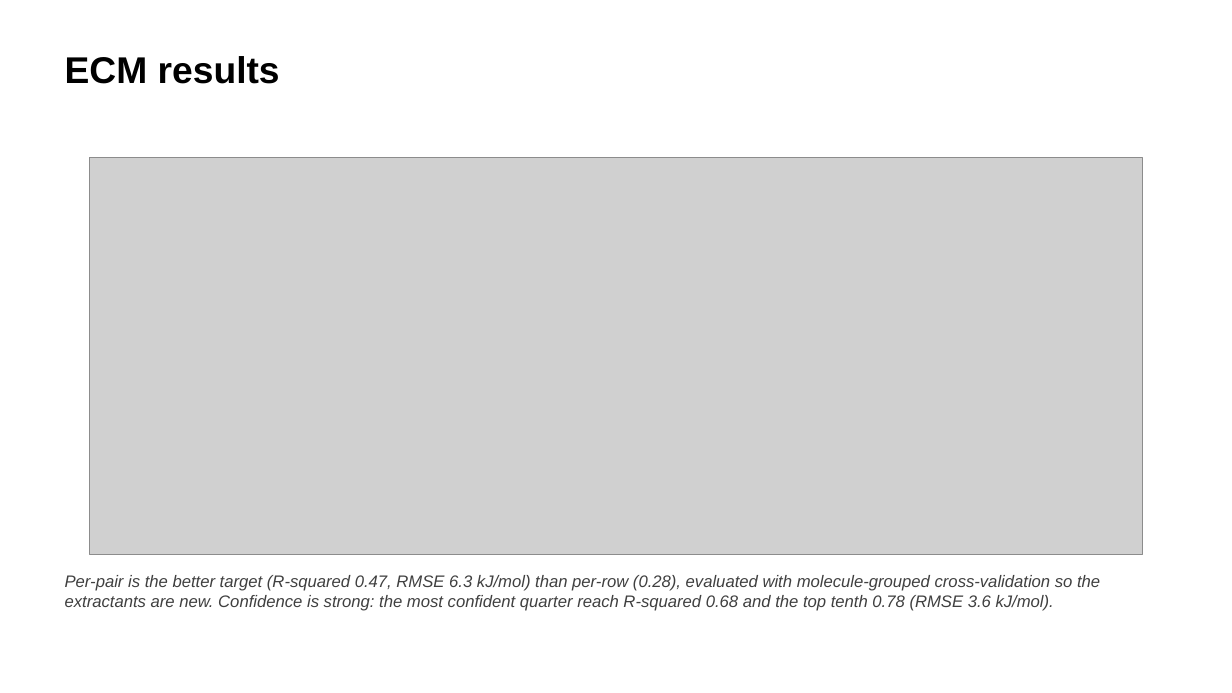
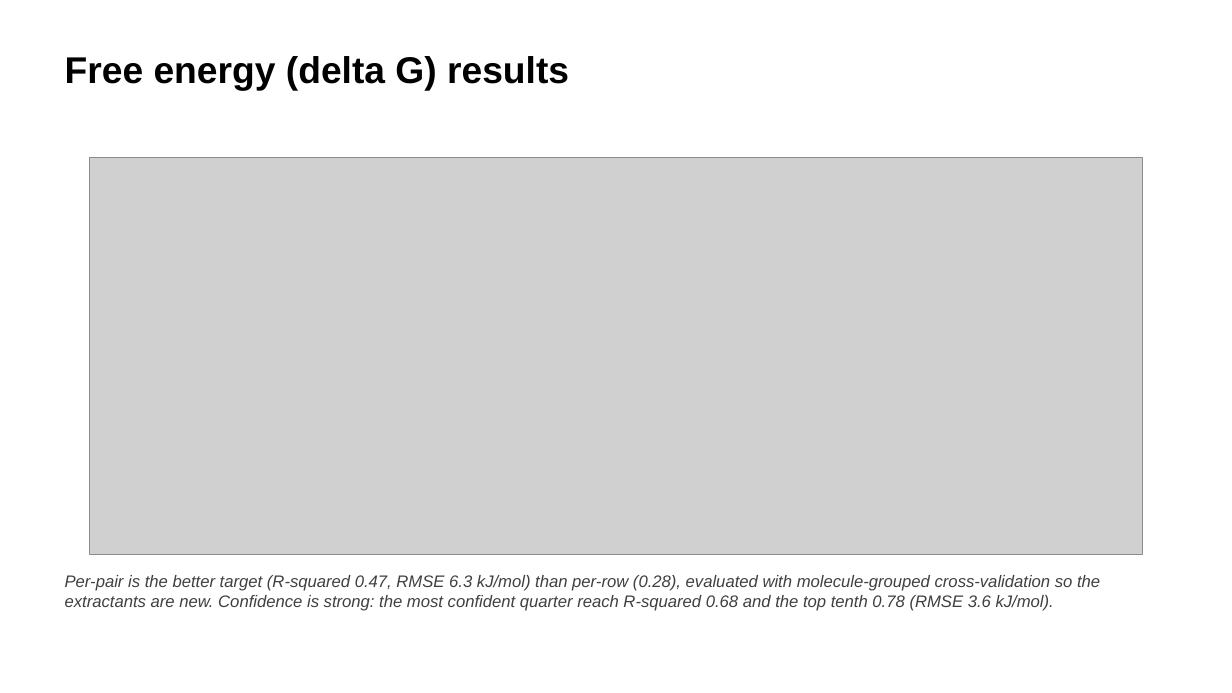
Before and after one commit to SkyEpstein/Machine-learning-to-separate-f-elements-2, a slide deck: slide 24 of docs/REE_Results_Slides_Final.pptx. Drawn at 1232x693 pixels with LibreOffice and Linux fonts; fonts in the diff are those of the drawing; grey boxes stand for pictures. Boxes give left, top, right and bottom in pixels: in the first picture for what was removed or moved away, otherwise in the second. Text is boxed around its words. In the diff, an @@ line names an element or a change of style, - is before the commit and + after.

```diff
--- a/docs/REE_Results_Slides_Final.pptx
+++ b/docs/REE_Results_Slides_Final.pptx
@@ text at box(65, 56, 569, 91): text changed @@
-ECM results
+Free energy (delta G) results
```
Also in this commit, not shown: 2 other slides changed, 12 other files.
